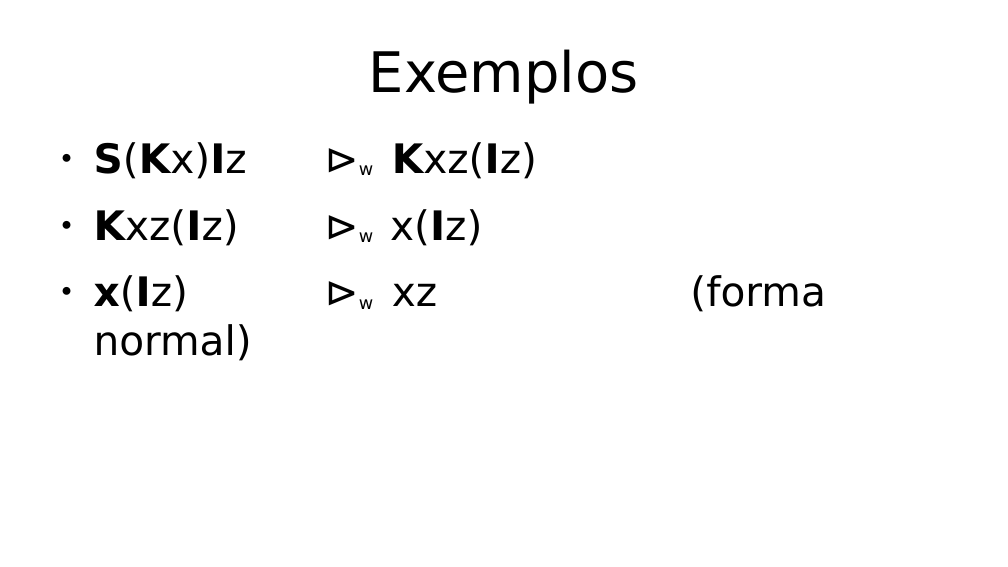
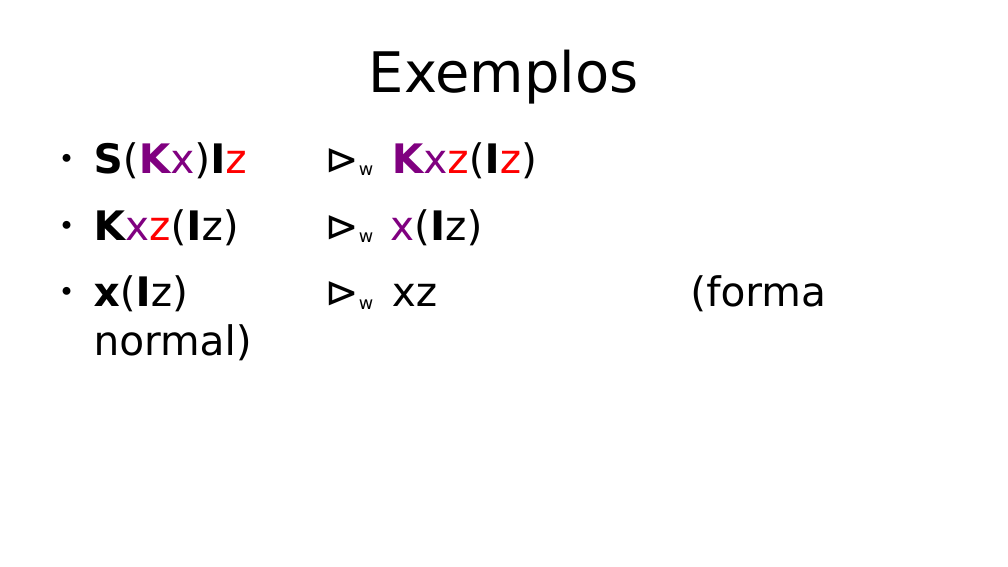
Before and after one commit to hlah/teoria_da_computacao, a slide deck: slide 8 of pesquisa/slides.odp. Drawn at 1008x567 pixels with LibreOffice and Linux fonts; fonts in the diff are those of the drawing. Boxes give left, top, right and bottom in pixels: in the first picture for what was removed or moved away, otherwise in the second. Text is boxed around its words. In the diff, an @@ line names an element or a change of style, - is before the commit and + after.

Commit message:
slide 4: troca de semântica por sintaxe highlight dos termos no slide 8,9 slide 12: troca de remoção por eliminação de abstração

```diff
--- a/pesquisa/slides.odp
+++ b/pesquisa/slides.odp
@@ text at (94,142,537,246): text colour #000000 to #800080 in "S(Kx)Iz Kxz(Iz)", "Kxz(Iz) x(Iz)"; text colour #000000 to #FF0000 in "S(Kx)Iz Kxz(Iz)", "Kxz(Iz)" @@
```
Also in this commit, not shown: 5 other slides changed, 1 slide added, 1 slide removed.
